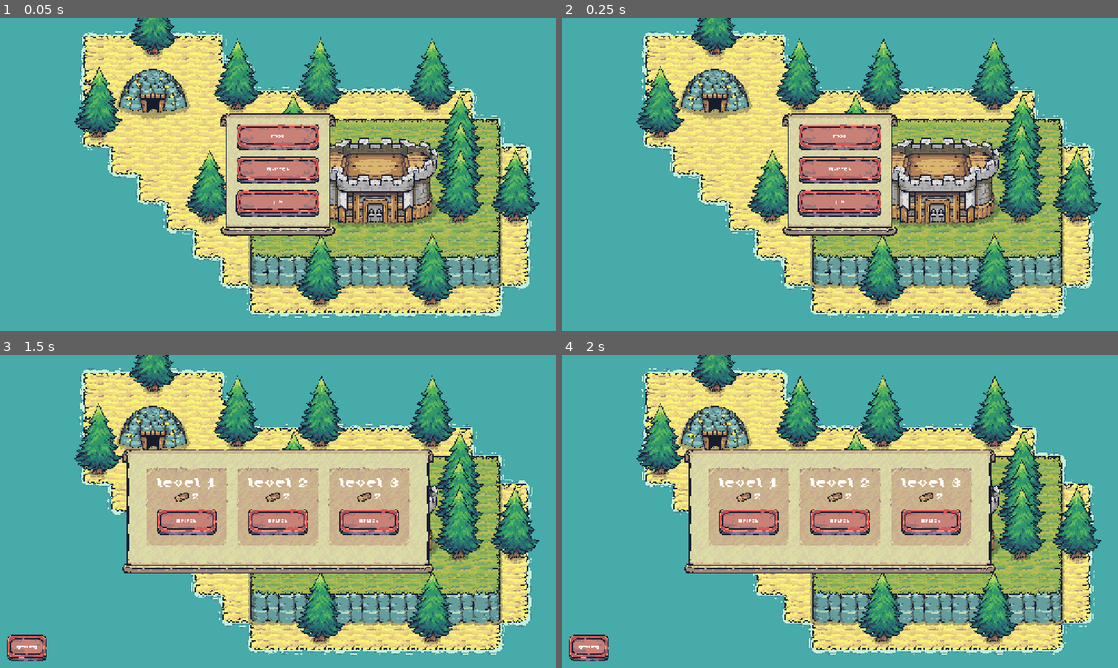
Above: before the commit, frames 1-4 (two rows, left to right).
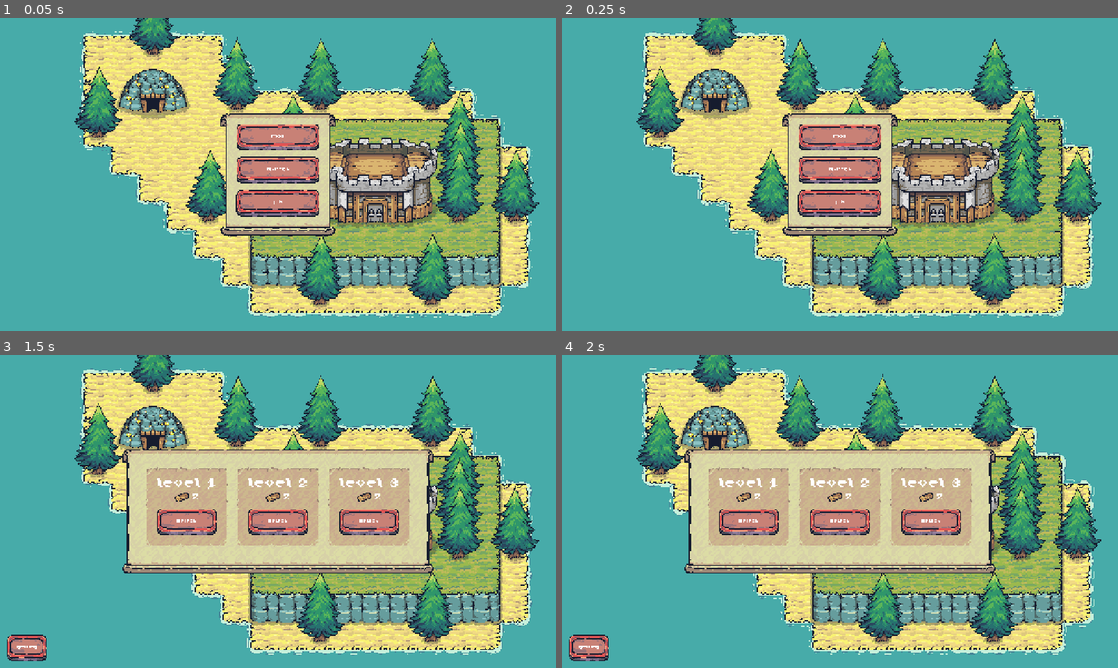
Above: after the commit, the same moments.

Repository: fkemeh18/grid-demo
Game: Godot game, scene res://Scenes/UI/Menus/main_menu.tscn
Same seed, same stepped clock (60 frames per second), same inputs: the game is played once before the commit and once after it.
Inputs (mouse positions are in pixels of both pictures, inside the frame that each line leads up to):
- Up to frame 1 (0.05 s): no input
- Up to frame 2 (0.25 s): no input
- Up to frame 3 (1.5 s): click "Play" at 0.5 s; move the mouse to (400, 495) at 1.27 s; hold D (pan_right) from 1.28 s (still down); click (400, 495) at 1.35 s
- Up to frame 4 (2 s): keep holding D (pan_right)

The runs differ from the first frame. In frame 1, 3.1% of the frame differs, in the area x 14-97%, y 0-96%; in frame 2, 3.7%; in frame 3, 2.2%; in frame 4, 3.0%.

Commit message:
Animation Update 3
A new animation for destroying buildings has been added to the game. The building will wobble before falling through the ground entirely. In addition, there has been a mask for the animation added to the game for the sake of a cleanly clipped transition, part of the functionality for tracking building components set to be destroyed has been moved and optimized, and bugs related to building destruction and resource repayment have been dealt with.

Diff:
--- a/Scenes/Buildings/tower.tscn
+++ b/Scenes/Buildings/tower.tscn
@@ -10,8 +10,9 @@
 script = ExtResource("1_jbdiw")
 animator_component = NodePath("BuildingAnimatorComponent")
 
-[node name="BuildingComponent" parent="." unique_id=1013691913 instance=ExtResource("1_wnsun")]
+[node name="BuildingComponent" parent="." unique_id=1013691913 node_paths=PackedStringArray("_animator_component") instance=ExtResource("1_wnsun")]
 _building_resource_path = "uid://dy1cir41tjt3f"
+_animator_component = NodePath("../BuildingAnimatorComponent")
 
 [node name="BuildingAnimatorComponent" parent="." unique_id=1613588455 instance=ExtResource("3_8vnxa")]
 
--- a/Scenes/Buildings/village.tscn
+++ b/Scenes/Buildings/village.tscn
@@ -10,8 +10,9 @@
 script = ExtResource("1_mbkwl")
 animator_component = NodePath("BuildingAnimatorComponent")
 
-[node name="BuildingComponent" parent="." unique_id=1013691913 instance=ExtResource("1_qhwf0")]
+[node name="BuildingComponent" parent="." unique_id=1013691913 node_paths=PackedStringArray("_animator_component") instance=ExtResource("1_qhwf0")]
 _building_resource_path = "uid://clq04tbn1cvrs"
+_animator_component = NodePath("../BuildingAnimatorComponent")
 
 [node name="BuildingAnimatorComponent" parent="." unique_id=1613588455 instance=ExtResource("2_w8sir")]
 
--- a/Scenes/Components/building_animator_component.gd
+++ b/Scenes/Components/building_animator_component.gd
@@ -1,8 +1,14 @@
 class_name BuildingAnimatorComponent
 extends Node2D
 
+signal destroy_animation_finished
+
+@export var _mask_texture: Texture2D
+
 var _active_tween: Tween
 var _animation_root_node : Node2D
+var _animation_height = 300
+var _mask_node: Sprite2D
 
 func _ready():
 	_setup_nodes()
@@ -24,6 +30,32 @@
 		_animation_root_node, "position", Vector2.ZERO, 0.1
 		).set_trans(Tween.TRANS_QUAD).set_ease(Tween.EASE_IN)
 
+func play_destruction_animation() -> void:
+	if _animation_root_node == null: return
+	if _active_tween != null && _active_tween.is_valid(): _active_tween.kill()
+
+	_animation_root_node.position = Vector2.ZERO
+
+	_mask_node.texture = _mask_texture
+	_mask_node.clip_children = CanvasItem.CLIP_CHILDREN_ONLY
+
+	_active_tween = create_tween()
+	_active_tween.tween_property(
+		_animation_root_node, "rotation_degrees", -5, 0.1)
+	_active_tween.tween_property(
+		_animation_root_node, "rotation_degrees", 5, 0.1)
+	_active_tween.tween_property(
+		_animation_root_node, "rotation_degrees", -2, 0.1)
+	_active_tween.tween_property(
+		_animation_root_node, "rotation_degrees", 2, 0.1)
+	_active_tween.tween_property(
+		_animation_root_node, "rotation_degrees", 0, 0.1)
+
+	_active_tween.tween_property(
+		_animation_root_node, "position", Vector2.DOWN * _animation_height, 0.4
+		).set_trans(Tween.TRANS_QUART).set_ease(Tween.EASE_IN)
+	_active_tween.finished.connect(func(): destroy_animation_finished.emit())
+
 func _setup_nodes() -> void:
 	#get sprite
 	var sprite_node_list = get_children()
@@ -32,11 +64,21 @@
 
 	#remove it from tree and alter this node's position
 	remove_child(sprite_node)
-	position = Vector2(position.x, sprite_node.position.y)
+	position = Vector2(sprite_node.position.x, sprite_node.position.y)
 
-	#add animation root node and sprite node to this node as child & grandchild
+	#add mask node to this node
+	_mask_node = _mask_node_generator()
+	add_child(_mask_node)
+
+	#add animation root node and sprite node to the mask node
 	#also prepares the sprite node's position
 	_animation_root_node = Node2D.new()
-	add_child(_animation_root_node)
+	_mask_node.add_child(_animation_root_node)
 	_animation_root_node.add_child(sprite_node)
-	sprite_node.position = Vector2(sprite_node.position.x, 0)
+	sprite_node.position = Vector2(0, 0)
+
+func _mask_node_generator() -> Sprite2D:
+	var node = Sprite2D.new()
+	node.centered = false
+	node.offset = Vector2(-160, -256)
+	return node
--- a/Scenes/Components/building_animator_component.tscn
+++ b/Scenes/Components/building_animator_component.tscn
@@ -1,6 +1,8 @@
 [gd_scene format=3 uid="uid://cutbk56iji1d"]
 
 [ext_resource type="Script" uid="uid://bim1acauid3lb" path="res://Scenes/Components/building_animator_component.gd" id="1_0muio"]
+[ext_resource type="Texture2D" uid="uid://bhdc6fnkfjd1u" path="res://Assets/Buildings/building_mask.png" id="2_hc60v"]
 
 [node name="BuildingAnimatorComponent" type="Node2D" unique_id=1613588455]
 script = ExtResource("1_0muio")
+_mask_texture = ExtResource("2_hc60v")
--- a/Scripts/Components/building_component.gd
+++ b/Scripts/Components/building_component.gd
@@ -5,18 +5,36 @@
 				"*.tres") var _building_resource_path: String
 @export_custom(PROPERTY_HINT_NONE,"",
 				PROPERTY_USAGE_CHECKED) var building_resource: BuildingResource
+@export var _animator_component: BuildingAnimatorComponent
 
 var _occupied_tiles: Dictionary[Vector2i, bool]
 var bc_name: StringName
+var _is_being_destroyed_currently: bool
 
 func _ready():
 	if _building_resource_path != null:
 		building_resource = load(_building_resource_path) as BuildingResource
 
+	if _animator_component != null:
+		_animator_component.destroy_animation_finished.connect(
+			_on_destroy_animation_finished)
+
 	bc_name = self.name
 	add_to_group(bc_name)
 	var emit := func(): GameEvents.emit_on_building_placed(self)
 	emit.call_deferred()
+
+static func get_valid_building_components(node: Node
+									) -> Array[BuildingComponent]:
+	var bc_dict: Dictionary[BuildingComponent, bool]
+	var bc_array: Array[BuildingComponent]
+	var building_components = node.get_tree().get_nodes_in_group(
+		GameEventsAutoloader.BUILDING_COMPONENT)
+	bc_array.assign(building_components)
+
+	var building_comps = bc_array.filter(func(building_comp):
+		return !building_comp._is_being_destroyed_currently)
+	return building_comps
 
 func _get_grid_pos(cursor: CursorTML) -> Vector2i:
 	return cursor._process_global_pos(self.global_position)
@@ -37,6 +55,15 @@
 func is_tile_in_built_area(tile: Vector2i) -> bool:
 	return _occupied_tiles.has(tile)
 
+func _on_destroy_animation_finished() -> void:
+	owner.queue_free()
+
 func _self_destruct() -> void:
+	_is_being_destroyed_currently = true
 	GameEvents.emit_on_building_destroyed(self)
-	owner.queue_free()
+
+	if _animator_component != null:
+		_animator_component.play_destruction_animation()
+
+	if _animator_component == null:
+		owner.queue_free()
--- a/Scripts/Management/Methods/grid_methods.gd
+++ b/Scripts/Management/Methods/grid_methods.gd
@@ -61,13 +61,6 @@
 	gm._highlight_tml._valid_buildable_tiles.clear()
 	gm._highlight_tml._collected_resource_tiles.clear()
 
-static func get_other_building_components(bc: BuildingComponent,
-							building_nodes: Array) -> Array[BuildingComponent]:
-	var buildings: Array[BuildingComponent]
-	buildings.assign(building_nodes)
-
-	return buildings.filter(func(building): return building != bc)
-
 static func update_tiles_for_other_bcs(buildings: Array[BuildingComponent],
 										gm: GridManager) -> void:
 	for building in buildings:
--- a/Scripts/Management/building_manager.gd
+++ b/Scripts/Management/building_manager.gd
@@ -117,15 +117,10 @@
 
 func _destroy_building() -> void:
 	var root_cell = _grid_manager._hovered_rect_pos.position
+	var target_building
+	var target_buildings = BuildingComponent.get_valid_building_components(self)
 
-	var temp_buildings = get_tree().get_nodes_in_group(
-					GameEventsAutoloader.BUILDING_COMPONENT)
-	var buildings: Array[BuildingComponent]
-
-	buildings.assign(temp_buildings)
-
-	var target_building
-	var target_building_array = buildings.filter(func(building):
+	var target_building_array = target_buildings.filter(func(building):
 		return (building.building_resource.is_deletable
 				&& building.is_tile_in_built_area(root_cell)))
 
--- a/Scripts/Management/grid_manager.gd
+++ b/Scripts/Management/grid_manager.gd
@@ -68,7 +68,7 @@
 	_highlight_tml._update_collected_resource_tiles(bc, self)
 
 func _on_destroyed_building(bc: BuildingComponent) -> void:
-	_refresh_grid(bc)
+	_refresh_grid()
 
 func _update_grid() -> void:
 	_highlight_tml._clear()
@@ -83,14 +83,12 @@
 func _update_resource_tiles(pos: Rect2i, radius: int) -> void:
 	_highlight_tml.highlight_resource_tiles(pos, radius, self)
 
-func _refresh_grid(excluded_bc: BuildingComponent) -> void:
+func _refresh_grid() -> void:
 	GridMethods.refresh_grids(self)
 
-	var building_nodes: Array = (get_tree().get_nodes_in_group(
-					GameEventsAutoloader.BUILDING_COMPONENT))
-	var buildings = GridMethods.get_other_building_components(excluded_bc,
-																building_nodes)
+	var buildings = BuildingComponent.get_valid_building_components(self)
 
+	#affects here
 	GridMethods.update_tiles_for_other_bcs(buildings, self)
 	GridMethods.emit_tile_updates(self)
 
Binary file added: Assets/Buildings/building_mask.png
Not shown, added: Assets/Buildings/building_mask.png.import
